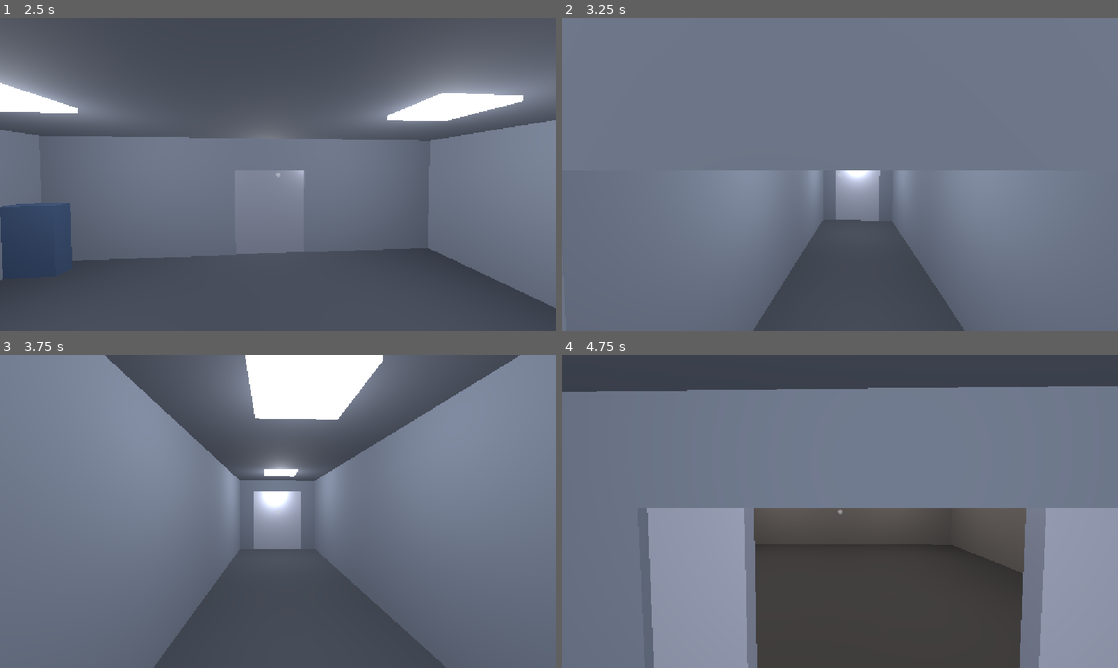
Above: before the commit, frames 1-4 (two rows, left to right).
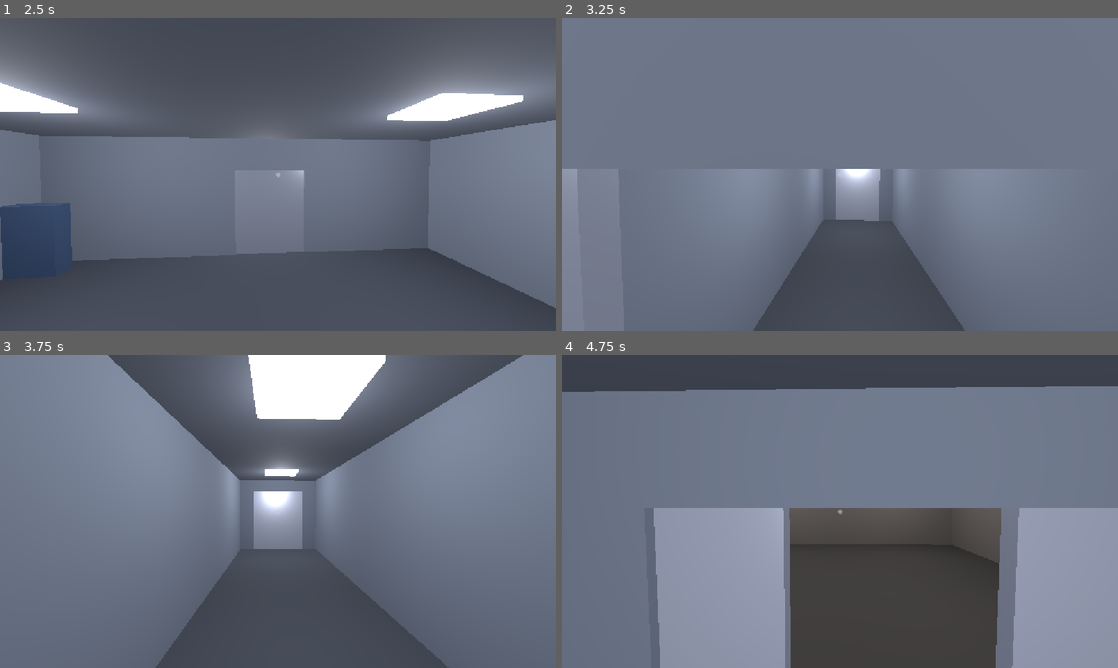
Above: after the commit, the same moments.

Repository: Joony/gmtk-game-jam-2026
Game: Godot game, scene res://scenes/intro.tscn
Same seed, same stepped clock (60 frames per second), same inputs: the game is played once before the commit and once after it.
Inputs (mouse positions are in pixels of both pictures, inside the frame that each line leads up to):
- Up to frame 1 (2.5 s): click "Skip" at 0.5 s; click "START" at 1.25 s; tap Enter at 2 s; move the mouse to (305, 174) at 2.02 s; hold W (forward) from 2.03 s (still down); hold E (interact) from 2.03 s (still down); tap Space (jump) at 2.27 s
- Up to frame 2 (3.25 s): keep holding W (forward); move the mouse to (812, 174) at 2.77 s; release E (interact) at 2.78 s; click (812, 174) at 2.85 s; tap Space (jump) at 3.02 s
- Up to frame 3 (3.75 s): keep holding W (forward); move the mouse to (289, 505) at 3.52 s; hold E (interact) from 3.53 s (still down)
- Up to frame 4 (4.75 s): keep holding W (forward); move the mouse to (834, 517) at 4.27 s; release E (interact) at 4.28 s; click (834, 517) at 4.35 s; tap Space (jump) at 4.52 s

Frame 1 is identical in both runs. In frame 2, 1.6% of the frame differs, in the area x 0-78%, y 48-100%; in frame 3, 0.7%; in frame 4, 8.7%, in the area x 5-88%, y 10-100%.

Commit message:
Per-room wall skins (fixes shared-wall colour) and a visible sliver on open doors
Shared walls were built once and deduplicated by span, so the first room to build
supplied the material and its neighbour's wall wore the wrong colour. Each room
now builds half the wall thickness on its own side, which also makes the
taller/shorter gap bug impossible and removes the span bookkeeping.

Doors previously retracted fully into the wall; they now stop with a 6cm sliver
showing.

Co-Authored-By: Claude Fable 5 <noreply@anthropic.com>

Diff:
--- a/scripts/level/room.gd
+++ b/scripts/level/room.gd
@@ -34,15 +34,19 @@
 
 
 ## The four perimeter walls, in grid boundary coordinates. Each is
-## {start: Vector2, end: Vector2, side: String}.
+## {start: Vector2, end: Vector2, side: String, inward: Vector2}.
+##
+## `inward` points from the wall line toward this room's interior. Each room builds
+## its own wall skin on its own side, so a shared wall shows the correct colour in
+## both rooms — see RoomBuilder.
 func perimeter_walls() -> Array[Dictionary]:
 	var x0 := float(rect.position.x)
 	var y0 := float(rect.position.y)
 	var x1 := x0 + float(rect.size.x)
 	var y1 := y0 + float(rect.size.y)
 	return [
-		{"start": Vector2(x0, y0), "end": Vector2(x1, y0), "side": "north"},
-		{"start": Vector2(x0, y1), "end": Vector2(x1, y1), "side": "south"},
-		{"start": Vector2(x0, y0), "end": Vector2(x0, y1), "side": "west"},
-		{"start": Vector2(x1, y0), "end": Vector2(x1, y1), "side": "east"},
+		{"start": Vector2(x0, y0), "end": Vector2(x1, y0), "side": "north", "inward": Vector2(0, 1)},
+		{"start": Vector2(x0, y1), "end": Vector2(x1, y1), "side": "south", "inward": Vector2(0, -1)},
+		{"start": Vector2(x0, y0), "end": Vector2(x0, y1), "side": "west", "inward": Vector2(1, 0)},
+		{"start": Vector2(x1, y0), "end": Vector2(x1, y1), "side": "east", "inward": Vector2(-1, 0)},
 	]
--- a/scripts/level/room_builder.gd
+++ b/scripts/level/room_builder.gd
@@ -20,10 +20,11 @@
 #    and per ceiling tile — a 20x20 room cost 800 nodes. Rooms are rectangles, so a
 #    single box each does the same job.
 #
-# 3. SHARED WALLS ARE BUILT ONCE. Adjacent rooms each generate the wall between them.
-#    Rather than 2025's per-side nudge offsets to hide the resulting z-fighting, wall
-#    spans are tracked per line and each new segment has the already-built spans
-#    subtracted from it. Handles partial overlaps between differently-sized rooms too.
+# 3. EACH ROOM BUILDS ITS OWN WALL SKIN. Adjacent rooms both generate the wall between
+#    them, so 2025 nudged them apart per side to hide z-fighting. Instead each room
+#    builds half the wall thickness on its own side. No overlap, no z-fighting, each
+#    side shows its own room's colour, and every room is a closed box — so a taller
+#    room can never leave a gap above a shorter neighbour.
 #
 # Lights: one omni per room, in the `room_lights` group so step 10's lighting modes can
 # retint them. Deliberately NOT 2025's one-OmniLight3D-per-floor-tile, which was a
@@ -47,6 +48,8 @@
 ## coplanar and produced z-fighting. Clamped below wall_thickness so it stays true
 ## if the walls are ever made thinner.
 @export var door_thickness: float = 0.08
+## Sliver of each door panel left showing when fully open — see SlidingDoor.open_reveal.
+@export var door_open_reveal: float = 0.06
 @export var build_lights: bool = true
 ## Sliding door panels in each opening. Turn off to test the raw wall gap.
 @export var build_doors: bool = true
@@ -67,8 +70,6 @@
 var doorways: Array[Doorway] = []
 
 var _materials: Dictionary = {}
-# line key -> Array[Vector2] of [min, max] spans already built on that line.
-var _spans: Dictionary = {}
 var _built_root: Node3D = null
 
 
@@ -104,7 +105,6 @@
 	if _built_root != null and is_instance_valid(_built_root):
 		_built_root.free()
 	_built_root = null
-	_spans.clear()
 	_materials.clear()
 
 
@@ -131,6 +131,7 @@
 
 func _build_door(doorway: Doorway) -> void:
 	var door := SlidingDoor.new()
+	door.open_reveal = door_open_reveal
 	_built_root.add_child(door)
 	door.build(
 		doorway,
@@ -246,96 +247,52 @@
 	var material := _material("wall_" + room.id, room.wall_color)
 	for wall in room.perimeter_walls():
 		for segment in wall_segments(wall["start"], wall["end"], doorways):
-			_emit_wall_span(segment, room, material)
-
-
-func _emit_wall_span(segment: Dictionary, room: Room, material: StandardMaterial3D) -> void:
+			_create_wall(segment, room, material, wall["inward"])
+
+
+# Each room builds its OWN skin on its OWN side of the wall line: half the full wall
+# thickness, offset inward. Two adjacent rooms therefore produce the two halves of the
+# wall between them, each in its own colour.
+#
+# This replaces an earlier model that built each shared wall once and deduplicated by
+# span. That was wrong twice over: the first room to build claimed the span AND supplied
+# the material, so a shared wall wore the neighbour's colour; and coverage had to be
+# tracked in height as well, or a taller room left a gap above a shorter neighbour.
+# Per-room skins make both problems structurally impossible — every room is a closed box.
+func _create_wall(segment: Dictionary, room: Room, material: StandardMaterial3D, inward: Vector2) -> void:
 	var start: Vector2 = segment["start"]
 	var end: Vector2 = segment["end"]
 	var has_door: bool = segment["has_door"]
+
+	var length := start.distance_to(end) * tile_size
+	if length < 0.01:
+		return
+
+	# Above a doorway only a lintel remains.
+	var y_bottom := doorway_height if has_door else 0.0
+	var wall_height := room.height - y_bottom
+	if wall_height <= 0.01:
+		return
+
+	var skin := wall_thickness * 0.5
 	var runs_along_x := absf(end.x - start.x) > absf(end.y - start.y)
-
-	var key := ("H:%.3f" % start.y) if runs_along_x else ("V:%.3f" % start.x)
-	var lo := minf(start.x, end.x) if runs_along_x else minf(start.y, end.y)
-	var hi := maxf(start.x, end.x) if runs_along_x else maxf(start.y, end.y)
-	# What this room needs vertically here: full height, or a lintel above an opening.
-	var need_bottom := doorway_height if has_door else 0.0
-	var need_top := room.height
-	if need_top - need_bottom < 0.01:
-		return
-
-	# Coverage is tracked in TWO dimensions — along the line AND in height. Tracking
-	# only the span was a bug: a shorter room claiming a stretch first left the taller
-	# room's wall above it unbuilt, so you could see over the join into the void.
-	var existing: Array = _spans.get(key, [])
-
-	# Cut the span at every existing edge inside it, so each sub-span has uniform
-	# vertical coverage and can be handled with a plain 1D subtraction.
-	var cuts: Array[float] = [lo, hi]
-	for entry in existing:
-		if entry["hi"] <= lo or entry["lo"] >= hi:
-			continue
-		if entry["lo"] > lo and entry["lo"] < hi:
-			cuts.append(entry["lo"])
-		if entry["hi"] > lo and entry["hi"] < hi:
-			cuts.append(entry["hi"])
-	cuts.sort()
-
-	var added: Array = []
-	for i in cuts.size() - 1:
-		var a: float = cuts[i]
-		var b: float = cuts[i + 1]
-		if b - a < 0.01:
-			continue
-		var mid := (a + b) * 0.5
-		var covered: Array[Vector2] = []
-		for entry in existing:
-			if entry["lo"] <= mid and entry["hi"] >= mid:
-				covered.append(Vector2(entry["y0"], entry["y1"]))
-		for band in subtract_spans(Vector2(need_bottom, need_top), covered):
-			if band.y - band.x < 0.01:
-				continue
-			_create_wall(a, b, band.x, band.y, start, runs_along_x, room, material)
-			added.append({"lo": a, "hi": b, "y0": band.x, "y1": band.y})
-	for entry in added:
-		existing.append(entry)
-	_spans[key] = existing
-
-
-# One wall box: `a`..`b` along the line, `y_bottom`..`y_top` in height.
-func _create_wall(
-	a: float,
-	b: float,
-	y_bottom: float,
-	y_top: float,
-	line: Vector2,
-	runs_along_x: bool,
-	room: Room,
-	material: StandardMaterial3D
-) -> void:
-	var length := (b - a) * tile_size
-	var wall_height := y_top - y_bottom
-	if length < 0.01 or wall_height < 0.01:
-		return
-
-	var size := Vector3(length, wall_height, wall_thickness)
-	var centre: Vector2
-	if runs_along_x:
-		centre = grid_to_world((a + b) * 0.5, line.y)
-	else:
-		size = Vector3(wall_thickness, wall_height, length)
-		centre = grid_to_world(line.x, (a + b) * 0.5)
+	var size := Vector3(length, wall_height, skin)
+	if not runs_along_x:
+		size = Vector3(skin, wall_height, length)
+
+	var centre := grid_to_world((start.x + end.x) * 0.5, (start.y + end.y) * 0.5)
+	# Sit the skin between the wall line and the room interior.
+	var offset := Vector3(inward.x, 0.0, inward.y) * (skin * 0.5)
 
 	var body := _make_box(
-		"Wall_%s_%.1f_%.1f" % [room.id, a, y_bottom],
+		"Wall_%s_%.1f_%.1f" % [room.id, start.x, start.y],
 		size,
-		Vector3(centre.x, y_bottom + wall_height * 0.5, centre.y),
+		Vector3(centre.x, y_bottom + wall_height * 0.5, centre.y) + offset,
 		material,
 		true
 	)
 	body.add_to_group(GROUP_WALL)
-	if y_bottom > 0.01:
-		# Sits above an opening (a lintel) or above a shorter neighbour's wall.
+	if has_door:
 		body.set_meta("lintel", true)
 
 
@@ -380,23 +337,6 @@
 	return segments
 
 
-## Subtract already-built spans from [span.x, span.y], returning what's left.
-static func subtract_spans(span: Vector2, existing: Array) -> Array[Vector2]:
-	var pieces: Array[Vector2] = [span]
-	for taken in existing:
-		var next: Array[Vector2] = []
-		for piece in pieces:
-			if taken.y <= piece.x or taken.x >= piece.y:
-				next.append(piece)  # no overlap
-				continue
-			if taken.x > piece.x:
-				next.append(Vector2(piece.x, taken.x))
-			if taken.y < piece.y:
-				next.append(Vector2(taken.y, piece.y))
-		pieces = next
-	return pieces
-
-
 # --- helpers ----------------------------------------------------------------
 
 func _make_box(node_name: String, size: Vector3, position: Vector3, material: StandardMaterial3D, collide: bool) -> StaticBody3D:
--- a/scripts/level/sliding_door.gd
+++ b/scripts/level/sliding_door.gd
@@ -24,6 +24,10 @@
 const SEAM_OVERLAP := 0.02
 
 @export var open_time: float = 0.4
+## How much of each panel stays visible in the opening when fully open. A door that
+## retracts completely into the wall reads as a hole; leaving a sliver showing keeps
+## it legible as a door.
+@export var open_reveal: float = 0.06
 ## A jammed door refuses to open. Cheap hook for step 12d: "the door won't open" is a
 ## repair with no new mechanics behind it.
 @export var jammed: bool = false
@@ -53,9 +57,10 @@
 
 	var along := Vector3.RIGHT if doorway.axis == Doorway.Axis.X else Vector3.BACK
 	var half_width := doorway.width * 0.5 * tile
-	# Each panel covers half the opening; sliding by 0.6x the full width clears it
-	# entirely and tucks the panel into the wall, as if into a pocket.
-	var slide := doorway.width * 0.6 * tile
+	# Each panel covers half the opening. When open, a panel's inner edge lands at
+	# `half_width - open_reveal`, so it clears the opening except for a visible sliver.
+	# (The panel's inner edge when open sits exactly at `slide` from the centre.)
+	var slide := maxf(half_width - open_reveal, 0.0)
 
 	for i in 2:
 		var direction := 1.0 if i == 0 else -1.0
--- a/tests/smoke_room_builder.gd
+++ b/tests/smoke_room_builder.gd
@@ -44,16 +44,6 @@
 	root.add_child(world)
 	current_scene = world
 
-	# --- Pure span maths (no scene needed) ----------------------------------
-	var whole := RoomBuilder.subtract_spans(Vector2(0, 10), [])
-	_check("subtract nothing leaves the whole span", whole.size() == 1 and whole[0] == Vector2(0, 10))
-	var holed := RoomBuilder.subtract_spans(Vector2(0, 10), [Vector2(4, 6)])
-	_check("subtracting a middle span leaves two pieces", holed.size() == 2)
-	var covered := RoomBuilder.subtract_spans(Vector2(2, 5), [Vector2(0, 10)])
-	_check("a fully covered span leaves nothing", covered.is_empty())
-	var partial := RoomBuilder.subtract_spans(Vector2(0, 10), [Vector2(-5, 3)])
-	_check("partial overlap trims the front", partial.size() == 1 and is_equal_approx(partial[0].x, 3.0))
-
 	# --- One plain room ------------------------------------------------------
 	var b1 := _new_builder(world)
 	b1.build_lights = false
@@ -106,47 +96,43 @@
 	b2.free()
 	await physics_frame
 
-	# --- Adjacent rooms share one wall, not two -----------------------------
+	# --- Adjacent rooms: one skin each, in each room's own colour -----------
+	# REGRESSION: the shared wall used to be built once by whichever room got there
+	# first, so it wore that room's colour on BOTH sides — a room's wall around the
+	# door showed the neighbour's colour.
+	var red := Color(0.8, 0.2, 0.2)
+	var blue := Color(0.2, 0.3, 0.8)
 	var b3 := _new_builder(world)
 	b3.build_lights = false
-	b3.add_room(Rect2i(0, 0, 6, 4), {"id": "a"})
-	b3.add_room(Rect2i(0, 4, 6, 4), {"id": "b"})  # shares the y=4 line
+	b3.build_doors = false
+	b3.add_room(Rect2i(0, 0, 6, 4), {"id": "a", "wall_color": red})
+	b3.add_room(Rect2i(0, 4, 6, 4), {"id": "b", "wall_color": blue})   # shares the y=4 line
+	b3.add_doorway(Vector2(3, 4), Doorway.Axis.X, 2.0)
 	var built3 := b3.build()
 	await process_frame
-	# 4 + 4 = 8 if naive; the shared wall must be built once, so 7.
-	_check(
-		"shared wall built once (got %d walls, want 7)" % _count_in_group(built3, RoomBuilder.GROUP_WALL),
-		_count_in_group(built3, RoomBuilder.GROUP_WALL) == 7
-	)
-
+
+	var red_at_join := 0
+	var blue_at_join := 0
+	for child in built3.find_children("*", "StaticBody3D", true, false):
+		if not child.is_in_group(RoomBuilder.GROUP_WALL):
+			continue
+		if absf(child.position.z - 4.0) > 0.2:
+			continue
+		var mat: StandardMaterial3D = child.get_node("Mesh").material_override
+		if mat.albedo_color.is_equal_approx(red):
+			red_at_join += 1
+		elif mat.albedo_color.is_equal_approx(blue):
+			blue_at_join += 1
+	_check("shared wall has the first room's colour on its side (%d pieces)" % red_at_join, red_at_join > 0)
+	_check("shared wall has the second room's colour on its side (%d pieces)" % blue_at_join, blue_at_join > 0)
+
+	# Each room is a closed box, so both build all four sides.
+	_check(
+		"each room builds its own four walls (got %d, want 8 + door splits)"
+			% _count_in_group(built3, RoomBuilder.GROUP_WALL),
+		_count_in_group(built3, RoomBuilder.GROUP_WALL) == 12
+	)
 	b3.free()
-	await physics_frame
-
-	# Differently-sized neighbours: partial overlap must not double up either.
-	var b4 := _new_builder(world)
-	b4.build_lights = false
-	b4.add_room(Rect2i(0, 0, 8, 4), {"id": "wide"})
-	b4.add_room(Rect2i(2, 4, 3, 4), {"id": "narrow"})
-	var built4 := b4.build()
-	await process_frame
-	var overlapping := 0
-	for child in built4.find_children("*", "StaticBody3D", true, false):
-		if child.is_in_group(RoomBuilder.GROUP_WALL) and is_equal_approx(child.position.z, 4.0):
-			overlapping += 1
-	# The wide room's south wall plus the narrow room's leftovers — but the shared
-	# 3m stretch must appear exactly once, so total length on that line is 8m.
-	var total_len := 0.0
-	for child in built4.find_children("*", "StaticBody3D", true, false):
-		if child.is_in_group(RoomBuilder.GROUP_WALL) and is_equal_approx(child.position.z, 4.0):
-			var mesh: MeshInstance3D = child.get_node("Mesh")
-			total_len += (mesh.mesh as BoxMesh).size.x
-	_check(
-		"partial overlap builds each stretch once (%d pieces, %.2fm total, want 8m)"
-			% [overlapping, total_len],
-		is_equal_approx(snappedf(total_len, 0.01), 8.0)
-	)
-
-	b4.free()
 	await physics_frame
 
 	# --- The built geometry is physically real ------------------------------
@@ -280,6 +266,15 @@
 	_check("door has a proximity trigger", door.get_node_or_null("Trigger") != null)
 	_check("panels are AnimatableBody3D (they must sweep, not clip)", door.get_node("Panel_0") is AnimatableBody3D)
 	_check("door starts closed", not door.is_open)
+
+	# Fully open, a panel should still show a sliver rather than vanishing into the wall.
+	var half_opening := 2.0 * 0.5
+	var open_inner_edge: float = absf(door._open_positions[0].x) - half_opening * 0.5
+	_check(
+		"an open panel still protrudes into the opening (inner edge %.3f of %.2f)"
+			% [open_inner_edge, half_opening],
+		open_inner_edge < half_opening - 0.001 and open_inner_edge > half_opening - 0.2
+	)
 
 	# Panels must be strictly thinner than the walls. An open panel slides INSIDE the
 	# wall, so equal thickness makes the faces coplanar and they z-fight.
Not shown, changed: docs/features/room-builder.md
Not shown, changed: docs/features/sliding-doors.md
